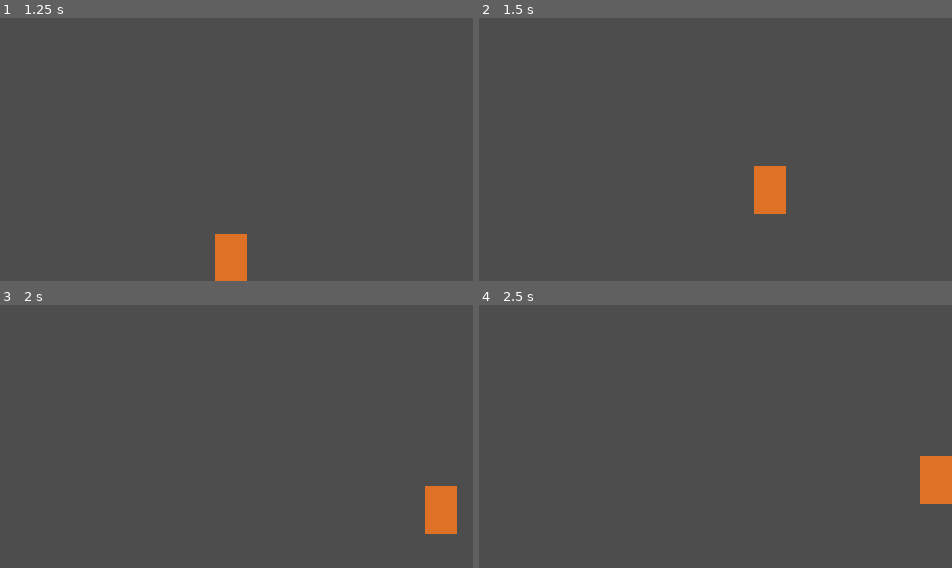
Above: before the commit, frames 1-4 (two rows, left to right).
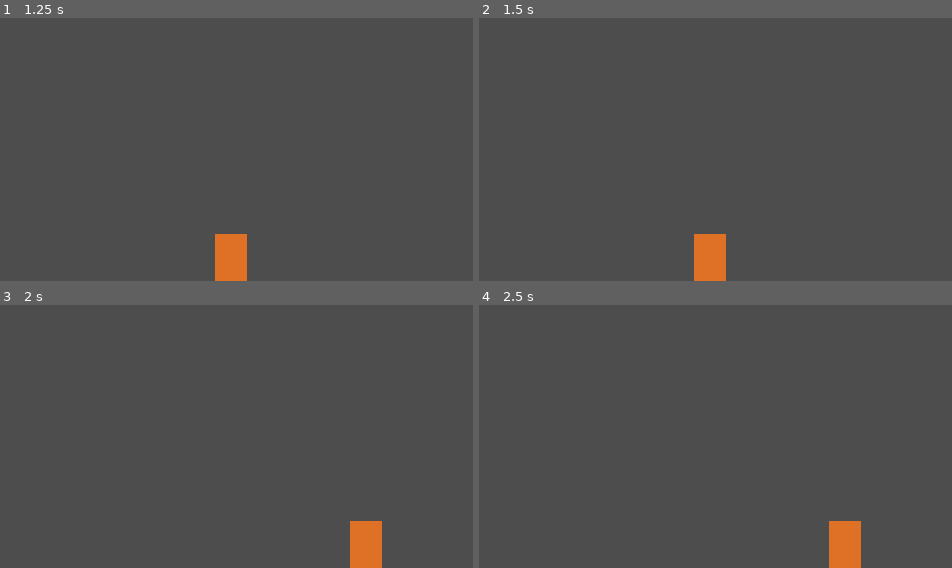
Above: after the commit, the same moments.

Repository: JachymDolezal/game-jam-solo
Game: Godot game, scene res://Menu/menu.tscn
Same seed, same stepped clock (60 frames per second), same inputs: the game is played once before the commit and once after it.
Inputs:
- Up to frame 1 (1.25 s): click "Play" at 0.5 s
- Up to frame 2 (1.5 s): tap Enter (ui_accept) at 1.25 s; hold Right (ui_right) from 1.28 s (still down); tap J (Ability, bound only after the commit) at 1.35 s
- Up to frame 3 (2 s): keep holding Right (ui_right); tap Enter (ui_accept) at 1.52, 1.82 s; tap Shift (Dash, bound only after the commit) at 1.55 s
- Up to frame 4 (2.5 s): keep holding Right (ui_right); tap Shift (Dash, bound only after the commit) at 2.1 s; tap Enter (ui_accept) at 2.27, 2.3 s

Frame 1 is identical in both runs. In frame 2, 2.4% of the frame differs, in the area x 45-65%, y 56-100%; in frame 3, 2.4%; in frame 4, 2.4%.

Commit message:
add dash

Diff:
--- /dev/null
+++ b/Dash.gd
@@ -0,0 +1,24 @@
+extends Node2D
+
+@onready var duration_timer = $DurationTimer
+@onready var dash_cooldown = $DashCooldown
+
+func start_dash(duration):
+	dash_cooldown.one_shot = true
+	duration_timer.wait_time = duration
+	duration_timer.start()
+
+
+func is_dashing():
+	return !duration_timer.is_stopped()
+
+func start_cooldown(duration):
+	dash_cooldown.one_shot = true
+	dash_cooldown.wait_time = duration
+	dash_cooldown.start()
+
+func is_dash_ready():
+	return dash_cooldown.is_stopped()
+
+#func _process(delta):
+	#print("duartion timer",duration_timer.time_left,"cooldown",dash_cooldown.time_left)
--- a/Player.gd
+++ b/Player.gd
@@ -1,21 +1,34 @@
 extends CharacterBody2D
 
+@onready var dash = $Dash
 
 const SPEED = 300.0
 const JUMP_VELOCITY = -400.0
+const dash_duration = 0.2
+const dash_cooldown = 2
+const dash_speed = 600
 
 # Get the gravity from the project settings to be synced with RigidBody nodes.
 var gravity = ProjectSettings.get_setting("physics/2d/default_gravity")
+var is_dashing = false
+var dash_ready = true
+var actual_speed = SPEED
+var input_direction = Input.get_vector("Arrow_left", "Arrow_right", "Arrow_up", "Arrow_down")
 
 
-func dash():
-	pass
+# Handles the dash
+func cast_dash():
+	print("dash")
 
+# handles the spell casting
 func cast_spell():
-	pass
+	print("casting a spell")
 
 func check_if_stick():
 	pass
+
+func _ready():
+	var actual_speed = SPEED
 
 func _physics_process(delta):
 	# Add the gravity.
@@ -23,16 +36,44 @@
 		velocity.y += gravity * delta
 
 	# Handle Jump.
-	if Input.is_action_just_pressed("ui_accept") and is_on_floor():
+	if Input.is_action_just_pressed("Up") and is_on_floor():
 		velocity.y = JUMP_VELOCITY
+
+	# Handle Dash
+	if Input.is_action_just_pressed("Dash"):
+		print(dash.dash_cooldown.time_left)
+		if dash.is_dash_ready():
+			print("prep for dash")
+			dash.start_dash(dash_duration)
+			cast_dash()
+			input_direction = Input.get_vector("Arrow_left", "Arrow_right", "Arrow_up", "Arrow_down")
+			dash.start_cooldown(dash_cooldown)
+
+	# modify speed based on dash
+	#actual_speed = dash_speed if dash.is_dashing() else SPEED
+
+	# Handle Ability
+	if Input.is_action_just_pressed("Ability"):
+		cast_spell()
+
+
 
 	# Get the input direction and handle the movement/deceleration.
 	# As good practice, you should replace UI actions with custom gameplay actions.
-	var direction = Input.get_axis("ui_left", "ui_right")
+	var direction = Input.get_axis("Left", "Right")
 
-	if direction:
-		velocity.x = direction * SPEED
+	if dash.is_dashing():
+		if input_direction == Vector2(0, -1):
+			print("dash up")
+			velocity = input_direction * 400
+			velocity.normalized()
+		else:
+			velocity = input_direction * dash_speed
+			velocity.normalized()
 	else:
-		velocity.x = move_toward(velocity.x, 0, SPEED)
+		if direction:
+			velocity.x = direction * SPEED
+		else:
+			velocity.x = move_toward(velocity.x, 0, SPEED)
 
 	move_and_slide()
--- a/Player.tscn
+++ b/Player.tscn
@@ -1,7 +1,8 @@
-[gd_scene load_steps=4 format=3 uid="uid://cdmssg6gxil4e"]
+[gd_scene load_steps=5 format=3 uid="uid://cdmssg6gxil4e"]
 
 [ext_resource type="Script" path="res://Player.gd" id="1_d52hs"]
 [ext_resource type="Texture2D" uid="uid://bv1r2bday03tm" path="res://Assets/Player/basicplayer.png" id="1_xg1tb"]
+[ext_resource type="PackedScene" uid="uid://duecgwqwa52ak" path="res://dash.tscn" id="3_ojqme"]
 
 [sub_resource type="RectangleShape2D" id="RectangleShape2D_dotyv"]
 size = Vector2(32, 48)
@@ -16,3 +17,5 @@
 position = Vector2(0.0937497, 1.66893e-06)
 scale = Vector2(0.318125, 0.48)
 texture = ExtResource("1_xg1tb")
+
+[node name="Dash" parent="." instance=ExtResource("3_ojqme")]
--- /dev/null
+++ b/dash.tscn
@@ -0,0 +1,14 @@
+[gd_scene load_steps=2 format=3 uid="uid://duecgwqwa52ak"]
+
+[ext_resource type="Script" path="res://Dash.gd" id="1_jyjop"]
+
+[node name="Dash" type="Node2D"]
+script = ExtResource("1_jyjop")
+
+[node name="DurationTimer" type="Timer" parent="."]
+wait_time = 3.0
+one_shot = true
+
+[node name="DashCooldown" type="Timer" parent="."]
+wait_time = 3.0
+one_shot = true
--- a/project.godot
+++ b/project.godot
@@ -21,3 +21,61 @@
 window/size/viewport_height=640
 window/size/resizable=false
 window/size/borderless=true
+
+[input]
+
+Dash={
+"deadzone": 0.5,
+"events": [Object(InputEventKey,"resource_local_to_scene":false,"resource_name":"","device":-1,"window_id":0,"alt_pressed":false,"shift_pressed":false,"ctrl_pressed":false,"meta_pressed":false,"pressed":false,"keycode":0,"physical_keycode":4194325,"key_label":0,"unicode":0,"echo":false,"script":null)
+]
+}
+Ability={
+"deadzone": 0.5,
+"events": [Object(InputEventKey,"resource_local_to_scene":false,"resource_name":"","device":-1,"window_id":0,"alt_pressed":false,"shift_pressed":false,"ctrl_pressed":false,"meta_pressed":false,"pressed":false,"keycode":0,"physical_keycode":74,"key_label":0,"unicode":106,"echo":false,"script":null)
+]
+}
+Jump={
+"deadzone": 0.5,
+"events": [Object(InputEventKey,"resource_local_to_scene":false,"resource_name":"","device":-1,"window_id":0,"alt_pressed":false,"shift_pressed":false,"ctrl_pressed":false,"meta_pressed":false,"pressed":false,"keycode":0,"physical_keycode":32,"key_label":0,"unicode":32,"echo":false,"script":null)
+]
+}
+Left={
+"deadzone": 0.5,
+"events": [Object(InputEventKey,"resource_local_to_scene":false,"resource_name":"","device":-1,"window_id":0,"alt_pressed":false,"shift_pressed":false,"ctrl_pressed":false,"meta_pressed":false,"pressed":false,"keycode":0,"physical_keycode":65,"key_label":0,"unicode":97,"echo":false,"script":null)
+]
+}
+Right={
+"deadzone": 0.5,
+"events": [Object(InputEventKey,"resource_local_to_scene":false,"resource_name":"","device":-1,"window_id":0,"alt_pressed":false,"shift_pressed":false,"ctrl_pressed":false,"meta_pressed":false,"pressed":false,"keycode":0,"physical_keycode":68,"key_label":0,"unicode":100,"echo":false,"script":null)
+]
+}
+Up={
+"deadzone": 0.5,
+"events": [Object(InputEventKey,"resource_local_to_scene":false,"resource_name":"","device":-1,"window_id":0,"alt_pressed":false,"shift_pressed":false,"ctrl_pressed":false,"meta_pressed":false,"pressed":false,"keycode":0,"physical_keycode":87,"key_label":0,"unicode":119,"echo":false,"script":null)
+]
+}
+Down={
+"deadzone": 0.5,
+"events": [Object(InputEventKey,"resource_local_to_scene":false,"resource_name":"","device":-1,"window_id":0,"alt_pressed":false,"shift_pressed":false,"ctrl_pressed":false,"meta_pressed":false,"pressed":false,"keycode":0,"physical_keycode":83,"key_label":0,"unicode":115,"echo":false,"script":null)
+]
+}
+Arrow_left={
+"deadzone": 0.5,
+"events": [Object(InputEventKey,"resource_local_to_scene":false,"resource_name":"","device":-1,"window_id":0,"alt_pressed":false,"shift_pressed":false,"ctrl_pressed":false,"meta_pressed":false,"pressed":false,"keycode":0,"physical_keycode":4194319,"key_label":0,"unicode":0,"echo":false,"script":null)
+]
+}
+Arrow_right={
+"deadzone": 0.5,
+"events": [Object(InputEventKey,"resource_local_to_scene":false,"resource_name":"","device":-1,"window_id":0,"alt_pressed":false,"shift_pressed":false,"ctrl_pressed":false,"meta_pressed":false,"pressed":false,"keycode":0,"physical_keycode":4194321,"key_label":0,"unicode":0,"echo":false,"script":null)
+]
+}
+Arrow_down={
+"deadzone": 0.5,
+"events": [Object(InputEventKey,"resource_local_to_scene":false,"resource_name":"","device":-1,"window_id":0,"alt_pressed":false,"shift_pressed":false,"ctrl_pressed":false,"meta_pressed":false,"pressed":false,"keycode":0,"physical_keycode":4194322,"key_label":0,"unicode":0,"echo":false,"script":null)
+]
+}
+Arrow_up={
+"deadzone": 0.5,
+"events": [Object(InputEventKey,"resource_local_to_scene":false,"resource_name":"","device":-1,"window_id":0,"alt_pressed":false,"shift_pressed":false,"ctrl_pressed":false,"meta_pressed":false,"pressed":false,"keycode":0,"physical_keycode":4194320,"key_label":0,"unicode":0,"echo":false,"script":null)
+]
+}
